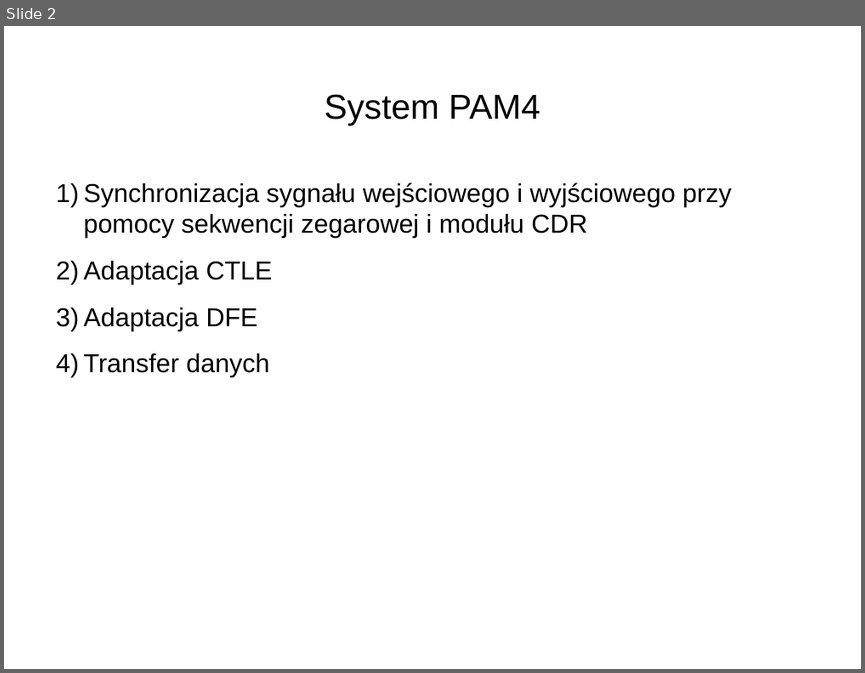
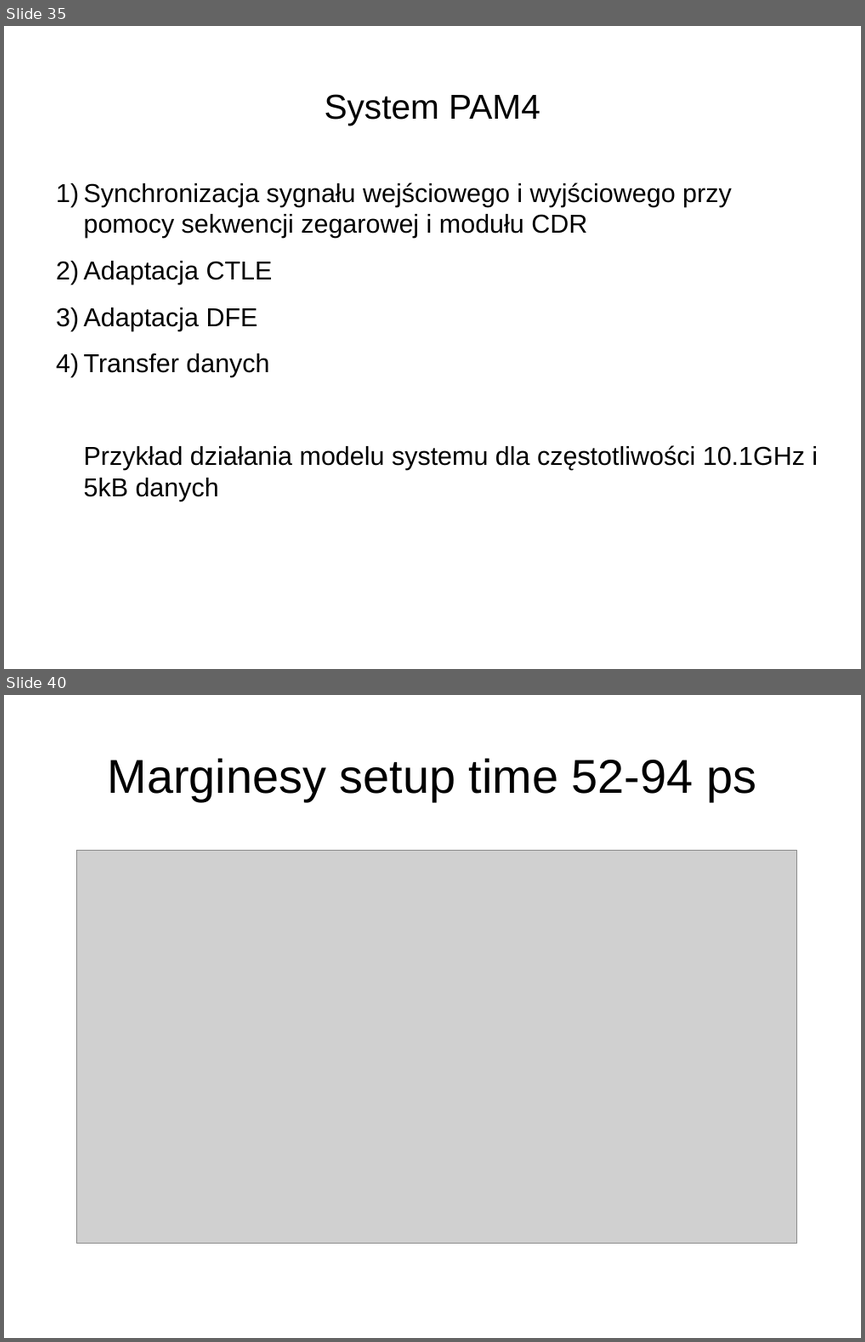
Before and after one commit to joannabp/ProjektSynopsys, a slide deck: Untitled 1.odp. Shown one above the other, each under a label of ours: slide 2 before the commit, slides 35 and 40 after it; the slides between them are not shown. The pictures are 865x673 and 865x1342 pixels, drawn with LibreOffice and Linux fonts; fonts in the diff are those of the drawing; grey boxes stand for pictures. Boxes give left, top, right and bottom in pixels: in the first picture for what was removed or moved away, otherwise in the second. Text is boxed around its words. In the diff, an @@ line names an element or a change of style, - is before the commit and + after.

```diff
--- a/Untitled 1.odp
+++ b/Untitled 1.odp
@@ slide 40 added at <box>4,695,861,1338</box>, background #FFFFFF @@
@@ title added at <box>108,758,756,801</box>, 44 pt, text #000000 @@
+Marginesy setup time 52-94 ps
@@ picture added at <box>77,851,797,1243</box> @@
@@ what was slide 2 is now slide 35 @@
@@ slide 35 changed as well @@
@@ text at <box>84,445,817,501</box>: paragraph added @@
+Przykład działania modelu systemu dla częstotliwości 10.1GHz i 5kB danych
```
Also in this commit, not shown: 2 other slides changed, 18 other slides added.
